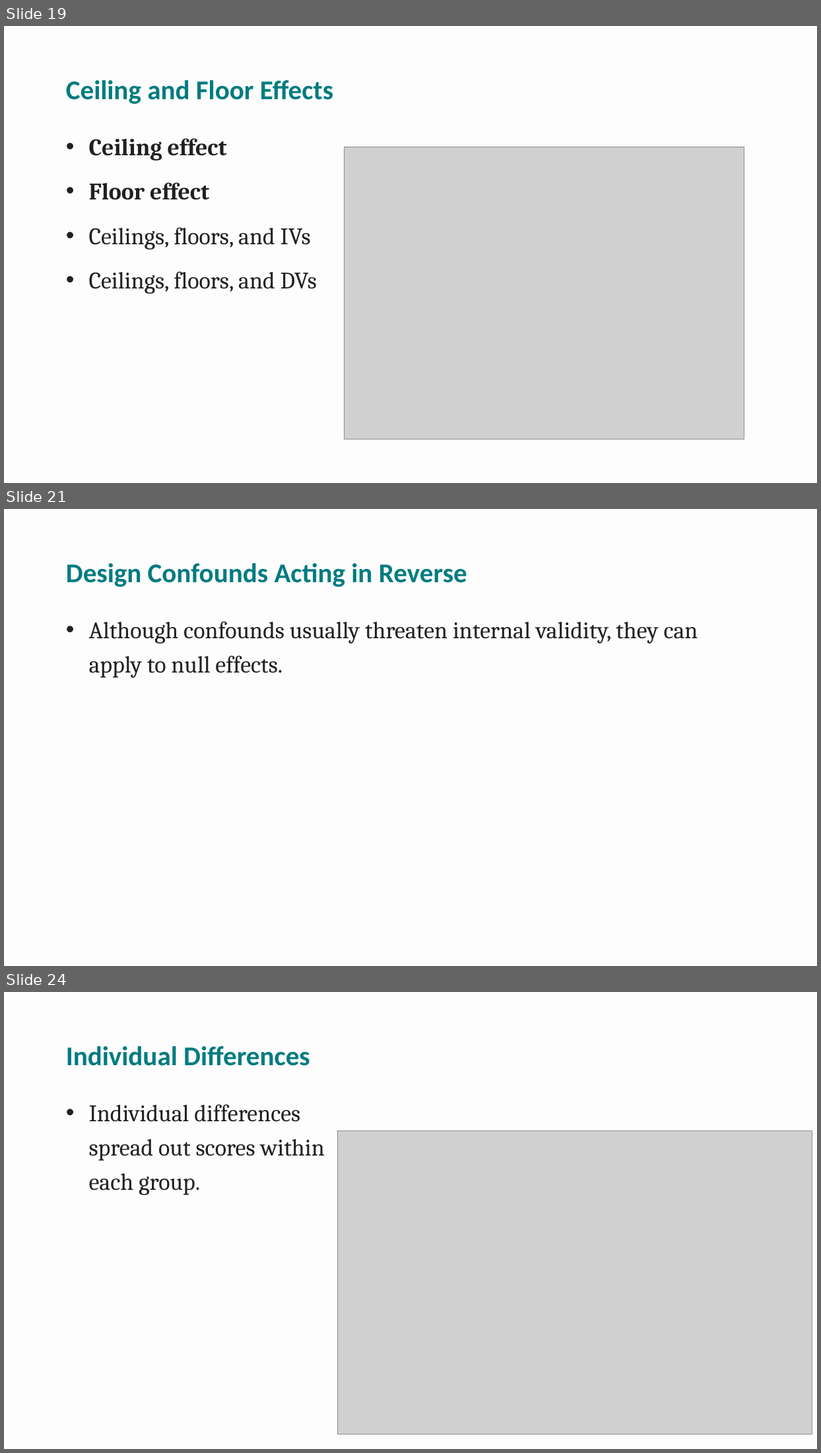
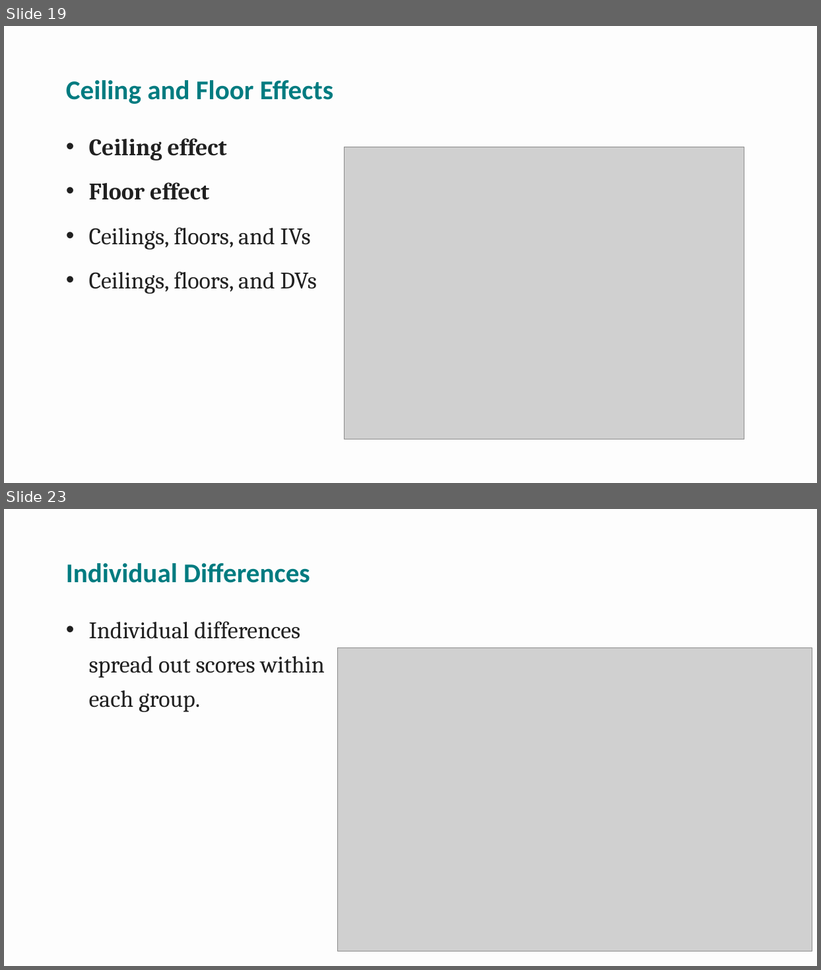
Before and after one commit to npm27/Teaching-Materials, a slide deck: Research Methods/Spring 26/Slides/11 Chapter 11.pptx. Shown one above the other, each under a label of ours: slides 19, 21 and 24 before the commit, slides 19 and 23 after it; the slides between them are not shown. The pictures are 821x1453 and 821x970 pixels, drawn with LibreOffice and Linux fonts; fonts in the diff are those of the drawing; grey boxes stand for pictures. Boxes give left, top, right and bottom in pixels: in the first picture for what was removed or moved away, otherwise in the second. Text is boxed around its words. In the diff, an @@ line names an element or a change of style, - is before the commit and + after.

```diff
--- a/Research Methods/Spring 26/Slides/11 Chapter 11.pptx
+++ b/Research Methods/Spring 26/Slides/11 Chapter 11.pptx
@@ slide 21 removed at (4, 509, 817, 966), background #FDFDFD @@
@@ title removed at (66, 563, 467, 587) @@
-Design Confounds Acting in Reverse
@@ text removed at (89, 621, 698, 678) @@
-• Although confounds usually threaten internal validity, they can apply to null effects.
@@ what was slide 24 is now slide 23 @@
```
Also in this commit, not shown: 12 slides changed, 3 other slides removed, 1 other file.
